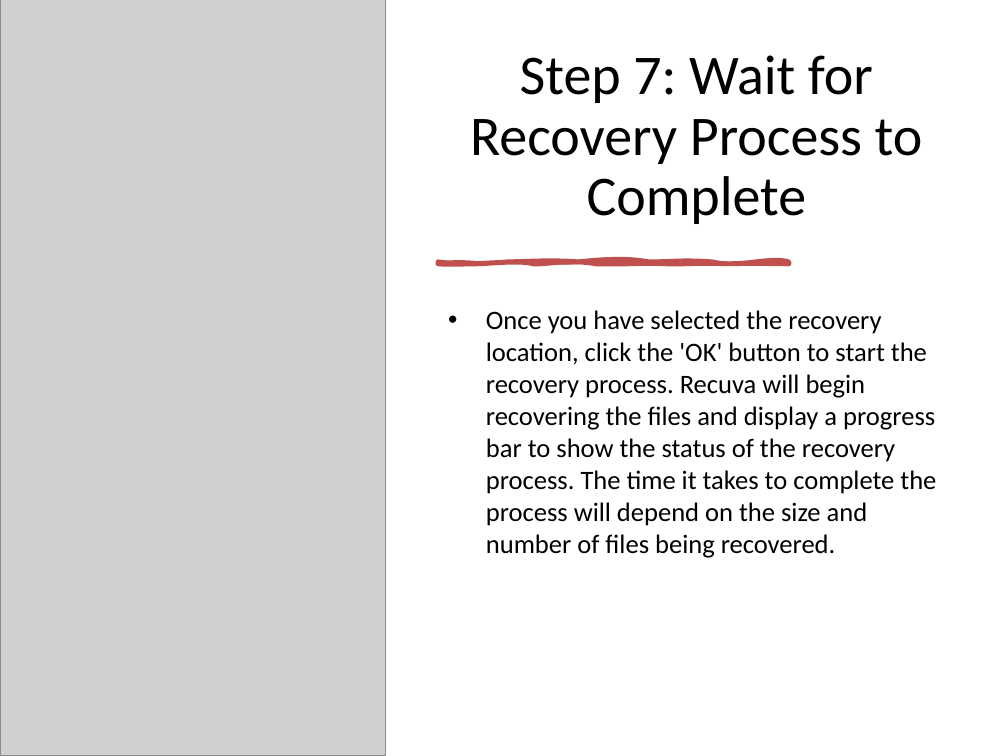
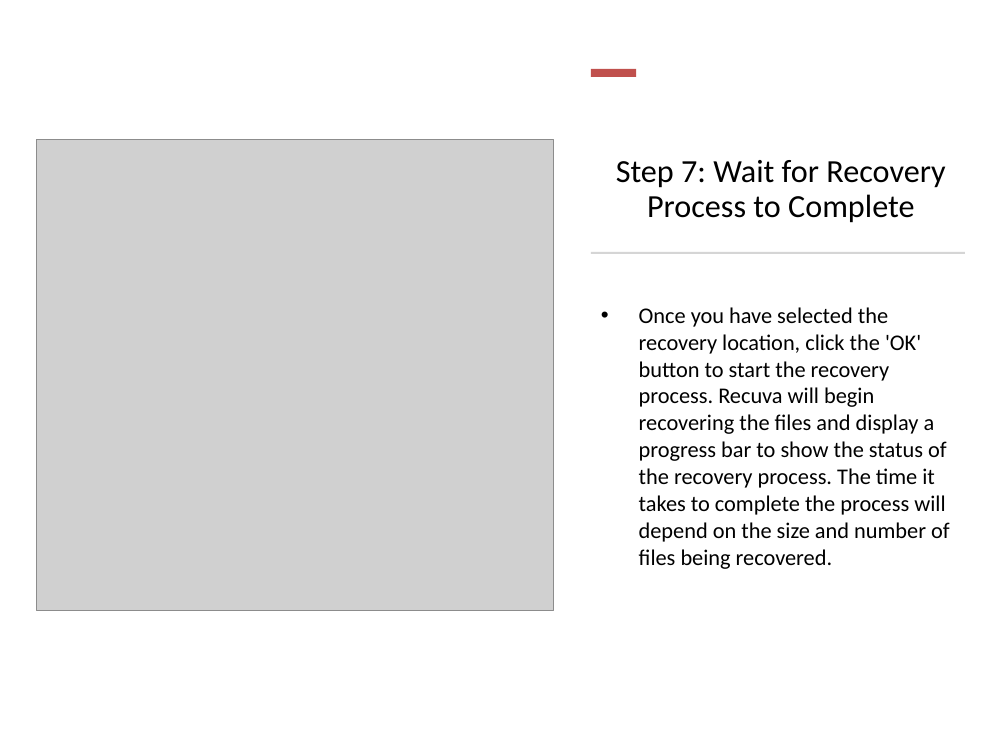
Before and after one commit to sarthak22122000/Open-Source-Project, a slide deck: slide 9 of Recuva_File_Recovery.pptx. Drawn at 1008x756 pixels with LibreOffice and Linux fonts; fonts in the diff are those of the drawing; grey boxes stand for pictures. Boxes give left, top, right and bottom in pixels: in the first picture for what was removed or moved away, otherwise in the second. Text is boxed around its words. In the diff, an @@ line names an element or a change of style, - is before the commit and + after.

```diff
--- a/Recuva_File_Recovery.pptx
+++ b/Recuva_File_Recovery.pptx
@@ picture removed at (x1=0, y1=0, x2=385, y2=756) @@
@@ rectangle added at (x1=591, y1=69, x2=637, y2=77), fill #C0504D @@
@@ title "Step 7: Wait for Recovery ..." moved from (x1=470, y1=55, x2=923, y2=224) to (x1=616, y1=160, x2=945, y2=223) @@
@@ title "Step 7: Wait for Recovery ..." at (x1=616, y1=160, x2=945, y2=223): size 40 to 23 pt @@
@@ picture added at (x1=36, y1=139, x2=553, y2=611) @@
@@ freeform shape removed at (x1=438, y1=262, x2=789, y2=264) @@
@@ rectangle added at (x1=591, y1=252, x2=965, y2=254), fill #D5D5D5 @@
@@ text "Once you have selected the ..." moved from (x1=486, y1=310, x2=936, y2=558) to (x1=639, y1=307, x2=950, y2=569) @@
@@ text "Once you have selected the ..." at (x1=639, y1=307, x2=950, y2=569): size 19 to 16 pt @@
```
Also in this commit, not shown: 6 other slides changed.
